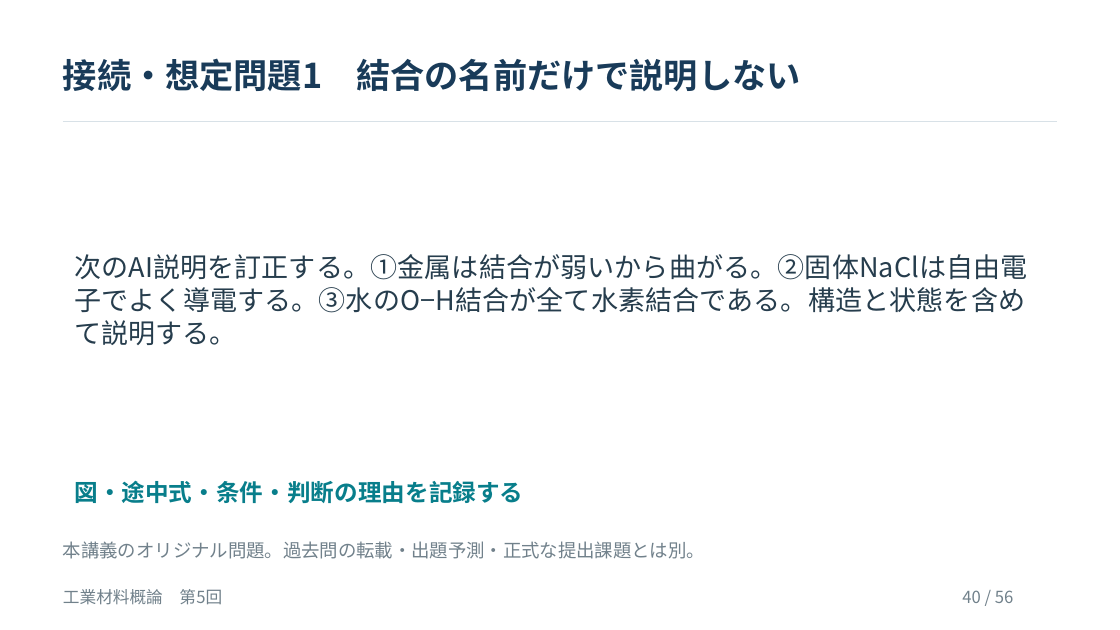
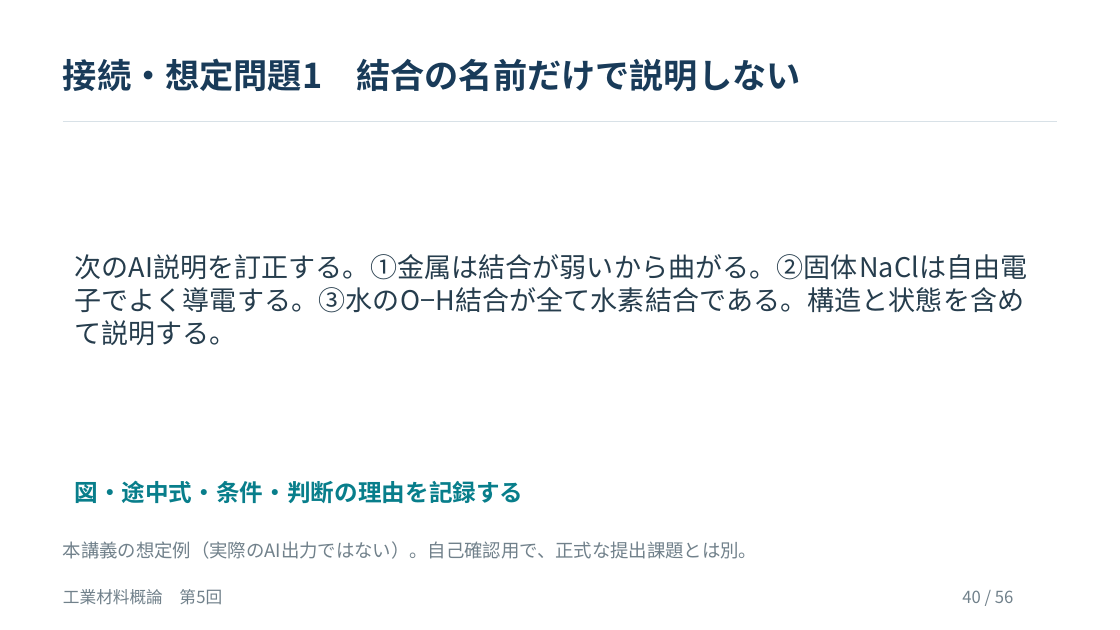
Before and after one commit to zooc-14calbp/industrial-materials-course, a slide deck: slide 40 of 学生用/第05回/05_授業スライド.pptx. Drawn at 1120x630 pixels with LibreOffice and Linux fonts; fonts in the diff are those of the drawing. Boxes give left, top, right and bottom in pixels: in the first picture for what was removed or moved away, otherwise in the second. Text is boxed around its words. In the diff, an @@ line names an element or a change of style, - is before the commit and + after.

```diff
--- a/学生用/第05回/05_授業スライド.pptx
+++ b/学生用/第05回/05_授業スライド.pptx
@@ text at (63,541,757,559): text changed @@
-本講義のオリジナル問題。過去問の転載・出題予測・正式な提出課題とは別。
+本講義の想定例（実際のAI出力ではない）。自己確認用で、正式な提出課題とは別。
```
Also in this commit, not shown: 5 other slides changed, 1 slide added, 1 slide removed, 8 other files.
